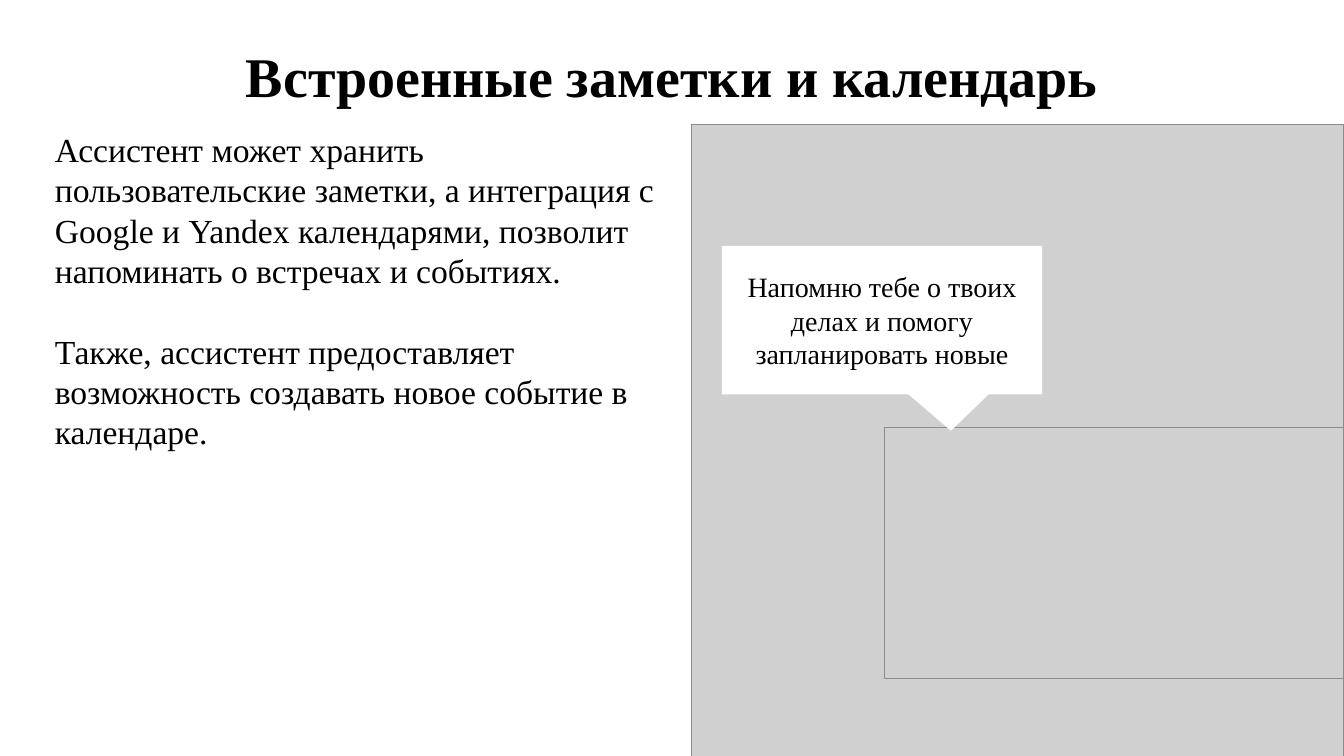
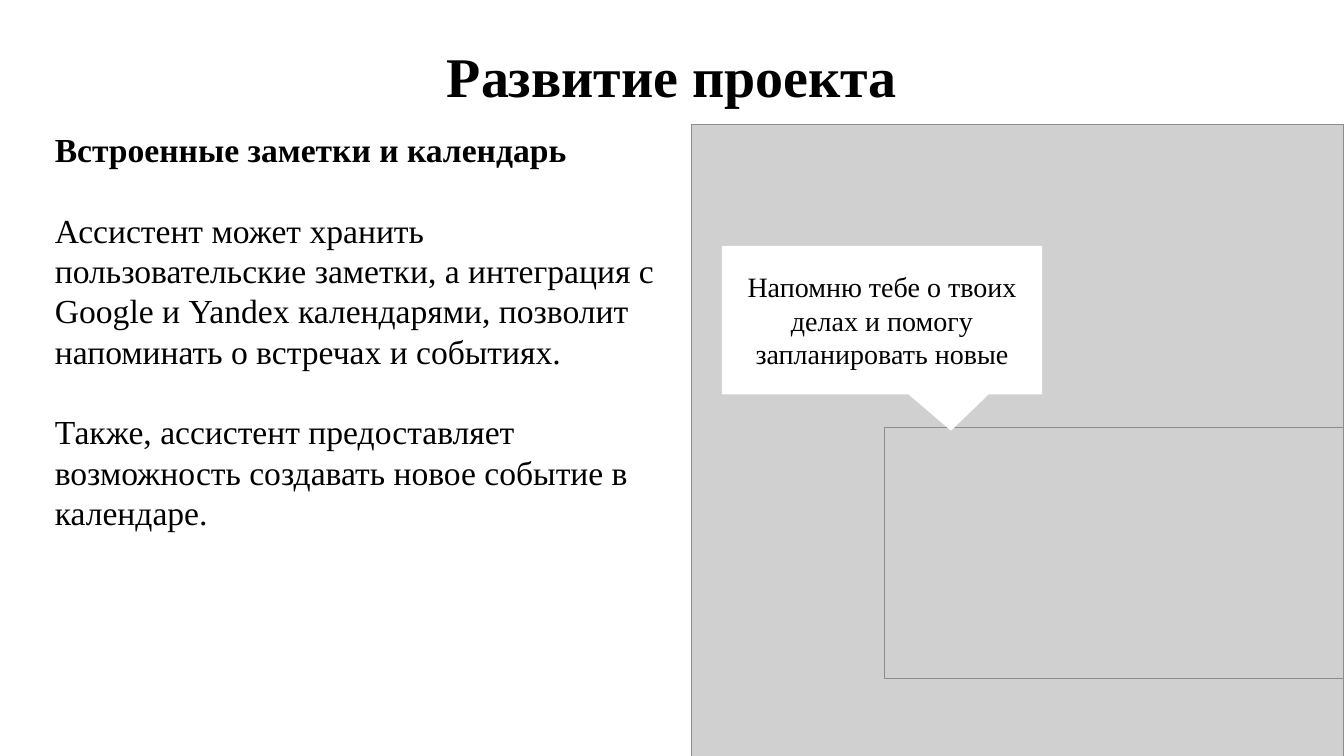
Before and after one commit to DronSyperlol/VirtualCurator, a slide deck: slide 14 of Docs/Куратор - виртуальный куратор.pptx. Drawn at 1344x756 pixels with LibreOffice and Linux fonts; fonts in the diff are those of the drawing; grey boxes stand for pictures. Boxes give left, top, right and bottom in pixels: in the first picture for what was removed or moved away, otherwise in the second. Text is boxed around its words. In the diff, an @@ line names an element or a change of style, - is before the commit and + after.

Commit message:
fix: развитие проекта

```diff
--- a/Docs/Куратор - виртуальный куратор.pptx
+++ b/Docs/Куратор - виртуальный куратор.pptx
@@ text at box(447, 60, 896, 108): text changed @@
-Встроенные заметки и календарь
+Развитие проекта
@@ text at box(55, 140, 566, 169): paragraph added @@
+Встроенные заметки и календарь
```
Also in this commit, not shown: 4 other slides changed.
